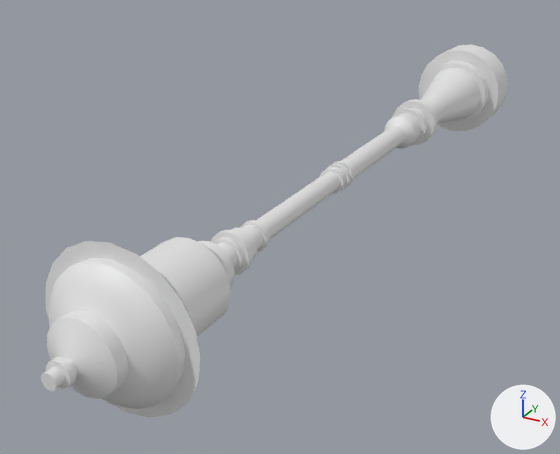
An edit to the FBX model Pulse of Fear/Assets/Art/Models/Environment Props/lamp_02.fbx, drawn before and after from the same camera.
One viewpoint serves both versions: a 50 mm camera at (0.78, -2.89, 0.69) aimed at (-0.13, -1.24, -0.14). The axes (+X, +Y, +Z) are drawn at lower right. The lights are the same throughout. Where no turn or scale is listed for an object, it has been applied to the vertices.

The scene before the commit, as lines of its bpy script (objects in view):
```python
me_circle_002 = bpy.data.meshes.new('Circle.002')
me_circle_002.from_pydata(...)  # 1240 vertices, 1221 faces; spans x -0.17..0.17, y -2.2..0.0, z -0.17..0.17
ob_circle_002 = bpy.data.objects.new('Circle.002', me_circle_002)
ob_circle_002.location = (0.0, 0.0, 0.0)
```
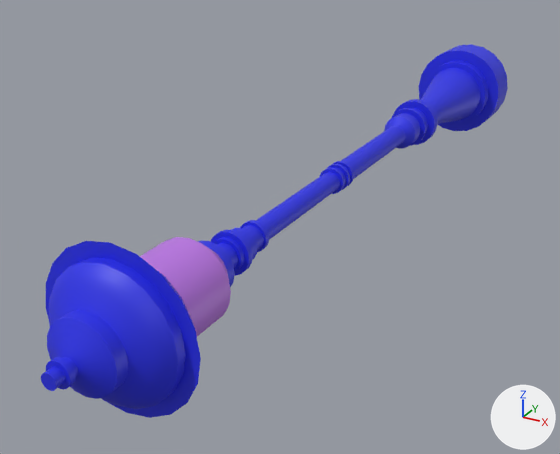
The newer file is also rescaled (x2.0), turned or shifted as a whole; pictures and numbers use the older file's frame.

Location of each change, (x1, y1, x2, y2) in pixels of the pictures (560 x 454 px):
part 1 of me_circle_002, recoloured (white to blue): (41, 45, 508, 418) in both
part 2 of me_circle_002, recoloured (white to purple): (140, 237, 231, 336) in both

Diff of the bpy script that builds the scene:
```diff
--- a/Pulse of Fear/Assets/Art/Models/Environment Props/lamp_02.fbx.py
+++ b/Pulse of Fear/Assets/Art/Models/Environment Props/lamp_02.fbx.py
@@ mat_metal @@
+mat_metal = principled_material('metal')
+mat_metal.base_color = (0.0201, 0.027, 0.8)  # blue #272ee7
@@ mat_glass @@
+mat_glass = principled_material('glass')
+mat_glass.base_color = (0.518, 0.187, 0.8)  # purple #bf78e7
@@ me_circle_002 @@
 me_circle_002.from_pydata(...)  # 1240 vertices, 1221 faces; spans x -0.17..0.17, y -2.2..0.0, z -0.17..0.17
 # used by ob_circle_002; location = (0.0, 0.0, 0.0)
+# me_circle_002 part 1: 1181 of the faces centred in x -0.15..0.15, y -2.2..-0.07, z -0.15..0.15 switch from no material to mat_metal (blue #272ee7)
+# me_circle_002 part 2: all 40 faces centred in x -0.09..0.09, y -1.9..-1.8, z -0.09..0.09 switch from no material to mat_glass (purple #bf78e7)
```
